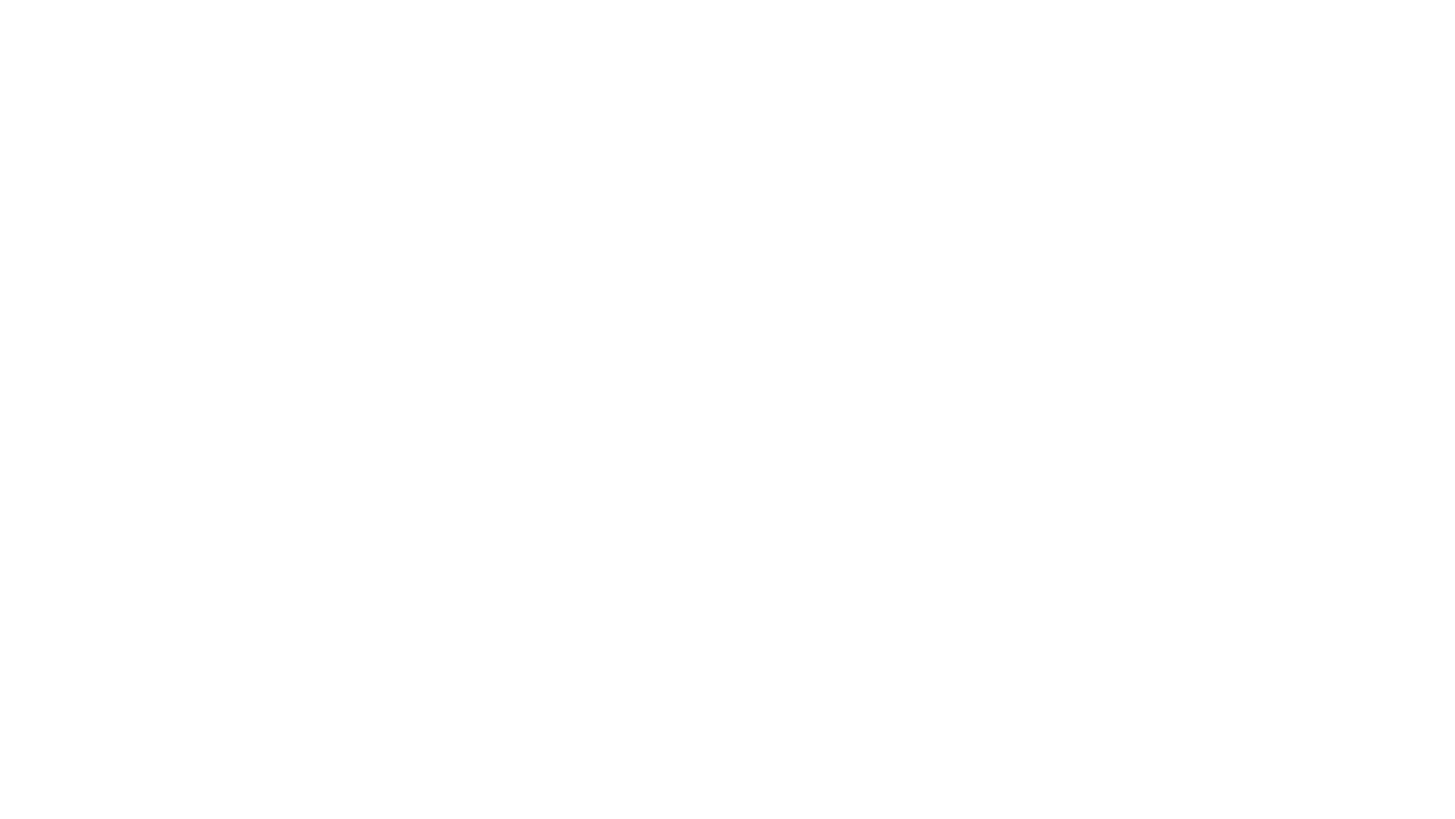
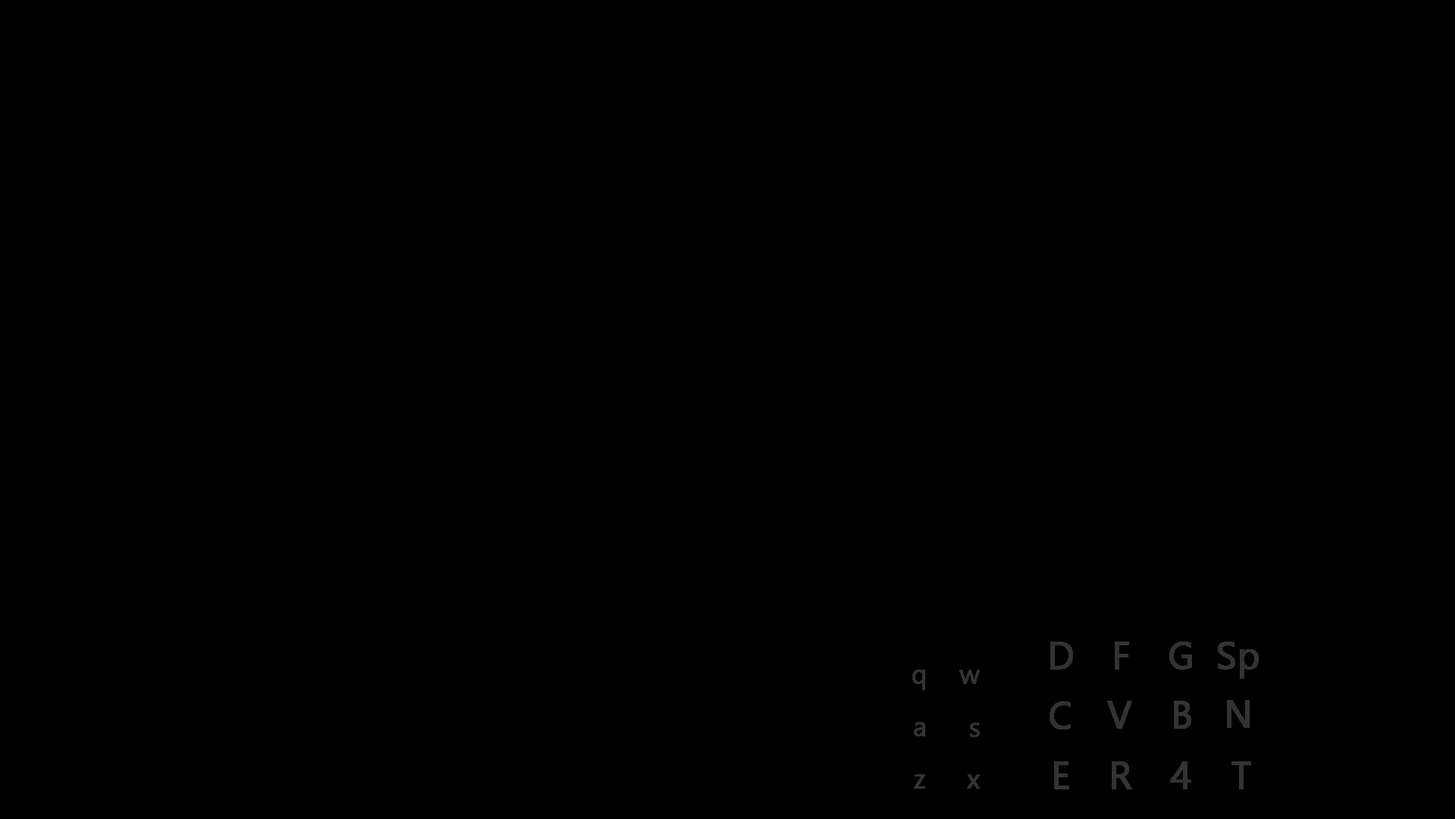
Revision of a layered 1455x819 image; what changed, layer by layer:
showed "blank" over [0, 0, 1455, 819]
